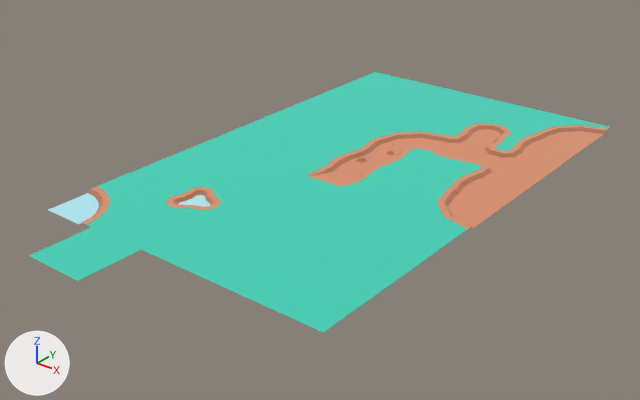
The glTF model public/assets/ground.glb as it was, and as the next commit left it.
Camera for both pictures: a 50 mm camera at (7.59, -10.26, 5.57) aimed at (0.05, -0.83, -0.28). Arrows for +X, +Y and +Z are at lower left; the lights stay in place. Where no turn or scale is listed for an object, it has been applied to the vertices.
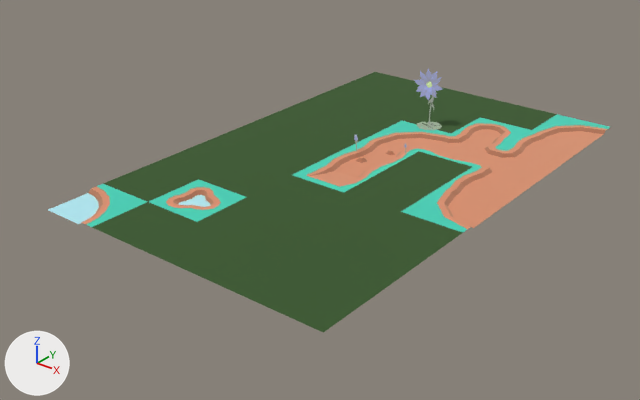
The newer file is also turned or shifted as a whole; pictures and numbers use the older file's frame.

Where the change shows, as pixel boxes [x1, y1, x2, y2] in the pictures (640 x 400 px):
'ground_grass.023', recoloured, surface changed (cyan to green): [257, 268, 375, 332] in both
'ground_grass.022', recoloured, surface changed (cyan to green): [196, 244, 310, 302] in both
'ground_grass.024', recoloured, surface changed (cyan to green): [311, 238, 422, 295] in both
'ground_grass.019', deleted (cyan): before [29, 227, 141, 281]
'ground_grass.021', recoloured, surface changed (cyan to green): [141, 222, 250, 274] in both
'ground_grass.012', recoloured, surface changed (cyan to green): [252, 217, 358, 268] in both
'ground_grass.025', recoloured, surface changed (cyan to green): [359, 212, 463, 262] in both
'ground_grass.020', recoloured, surface changed (cyan to green): [92, 202, 196, 249] in both
'ground_grass.011', recoloured, surface changed (cyan to green): [198, 197, 299, 244] in both
'ground_grass.002', recoloured, surface changed (cyan to green): [301, 193, 400, 238] in both
'ground_grass.001', recoloured, surface changed (cyan to green): [248, 175, 344, 217] in both
'ground_grass.003', recoloured, surface changed (cyan to green): [344, 171, 438, 212] in both
'ground_grass.018', recoloured, surface changed (cyan to green): [103, 163, 198, 202] in both
'ground_grass.006', recoloured, surface changed (cyan to green): [199, 159, 291, 197] in both
'ground_grass.004', recoloured, surface changed (cyan to green): [384, 151, 472, 188] in both
'ground_grass.013', recoloured, surface changed (cyan to green): [154, 144, 242, 179] in both
'ground_grass.007', recoloured, surface changed (cyan to green): [245, 141, 331, 175] in both
'ground_grass.014', recoloured, surface changed (cyan to green): [201, 127, 285, 159] in both
'ground_grass.008', recoloured, surface changed (cyan to green): [285, 124, 368, 155] in both
'ground_grass.015', recoloured, surface changed (cyan to green): [242, 111, 321, 140] in both
'ground_grass.009', recoloured, surface changed (cyan to green): [323, 108, 402, 137] in both
'ground_grass.005', recoloured, surface changed (cyan to green): [402, 106, 480, 133] in both
'ground_grass.026', recoloured, surface changed (cyan to green): [481, 103, 557, 130] in both
'ground_grass.016', recoloured, surface changed (cyan to green): [280, 97, 356, 124] in both
'ground_grass.010', recoloured, surface changed (cyan to green): [357, 94, 432, 120] in both
'ground_grass.027', recoloured, surface changed (cyan to green): [432, 92, 507, 117] in both
'ground_grass.017', recoloured, surface changed (cyan to green): [315, 84, 387, 108] in both
'ground_grass.028', recoloured, surface changed (cyan to green): [388, 81, 460, 105] in both
'ground_grass.029', recoloured, surface changed (cyan to green): [347, 72, 416, 94] in both
'base', added (blue): after [414, 69, 442, 131]

The change, as a list of edits to the scene's bpy script:
```text
Add img_image_0:
    img_image_0 = load_image('Image_0', '_unpacked/Image_0', 1024, 1024, 'sRGB')
Change mat_grass_004:
    mat_grass_004.base_color: (0.173, 0.847, 0.722) -> (0.0529, 0.122, 0.0343)  # cyan #73eddd -> dark green #416234
    mat_grass_004.metallic: 1.0 -> 0.3
Add mat_flower02petals_001:
    mat_flower02petals_001 = principled_material('Flower02Petals.001')
    mat_flower02petals_001.texture = img_image_0
    mat_flower02petals_001.roughness = 0.69
    mat_flower02petals_001.emission_strength = 0.238
Add me_cylinder_005:
    me_cylinder_005.from_pydata(...)  # 932 vertices, 999 faces; spans x -0.275..0.253, y -0.214..0.224, z -0.014..1.041
    me_cylinder_005.materials.append(mat_flower02petals_001)  # picture img_image_0
Remove ob_ground_grass_019:
    ob_ground_grass_019 = bpy.data.objects.new('ground_grass.019', me_mesh_ground_grass_019)
    ob_ground_grass_019.location = (-0.98, -4.37, 0.0)
Add ob_base:
    ob_base = bpy.data.objects.new('base', me_cylinder_005)
    ob_base.location = (0.03, 2.2, 0.0)
```
